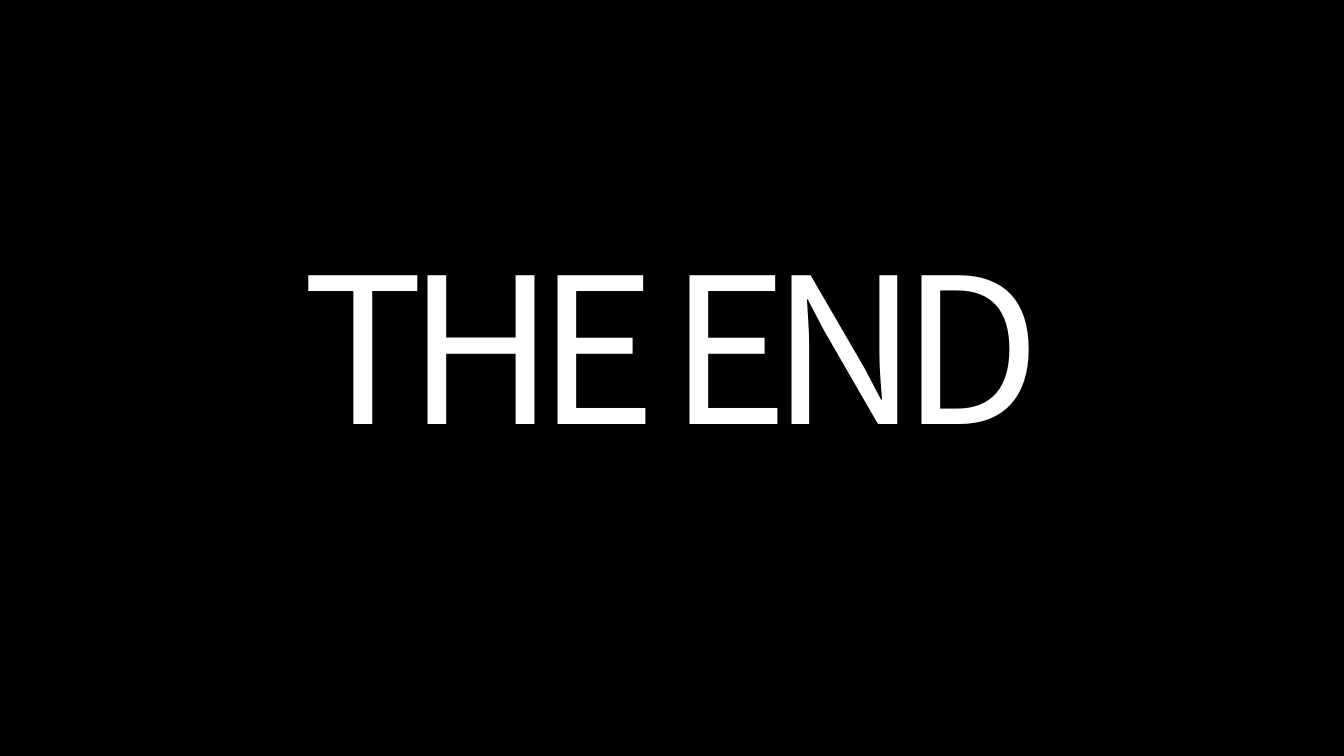
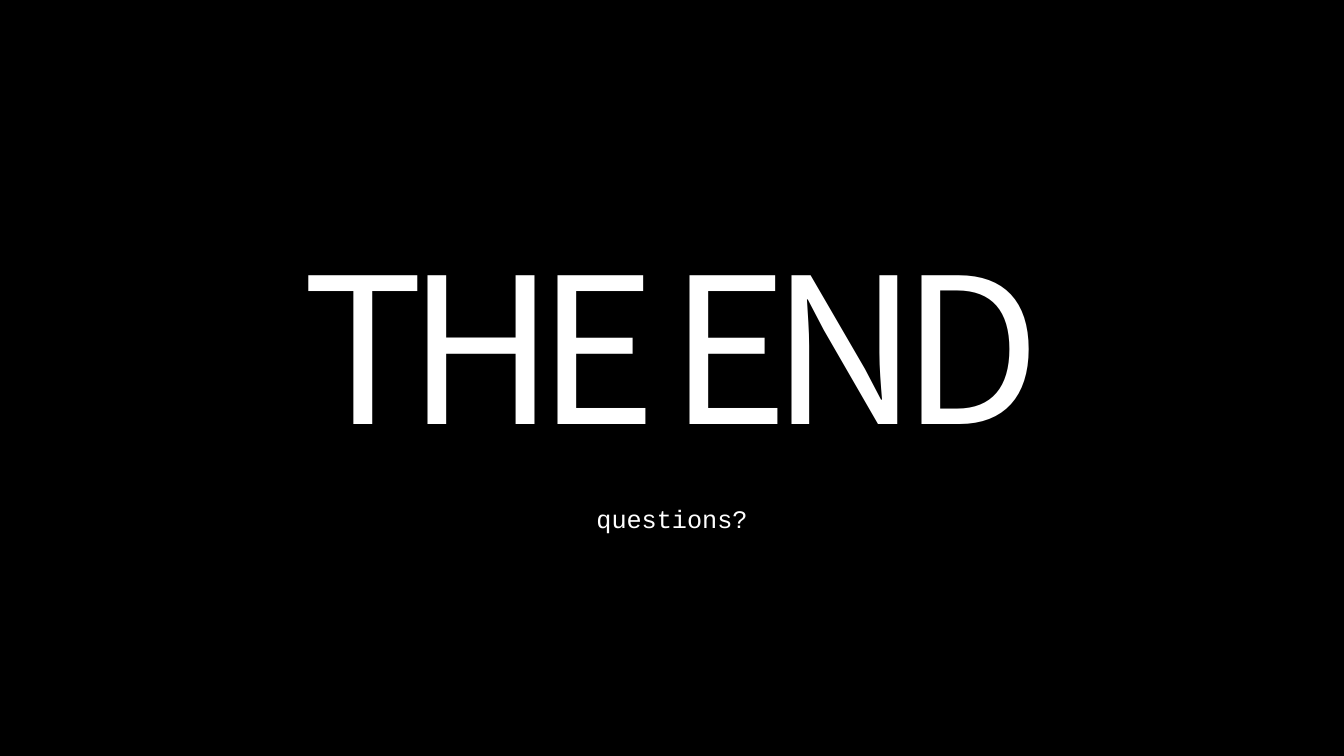
Before and after one commit to hylandtechoutreach/webskillup, a slide deck: slide 8 of Preface/Welcome.pptx. Drawn at 1344x756 pixels with LibreOffice and Linux fonts; fonts in the diff are those of the drawing. Boxes give left, top, right and bottom in pixels: in the first picture for what was removed or moved away, otherwise in the second. Text is boxed around its words. In the diff, an @@ line names an element or a change of style, - is before the commit and + after.

```diff
--- a/Preface/Welcome.pptx
+++ b/Preface/Welcome.pptx
@@ text added at (596, 510, 747, 534), 18 pt, text #FFFFFF @@
+questions?
```
Also in this commit, not shown: 1 other slide changed.
